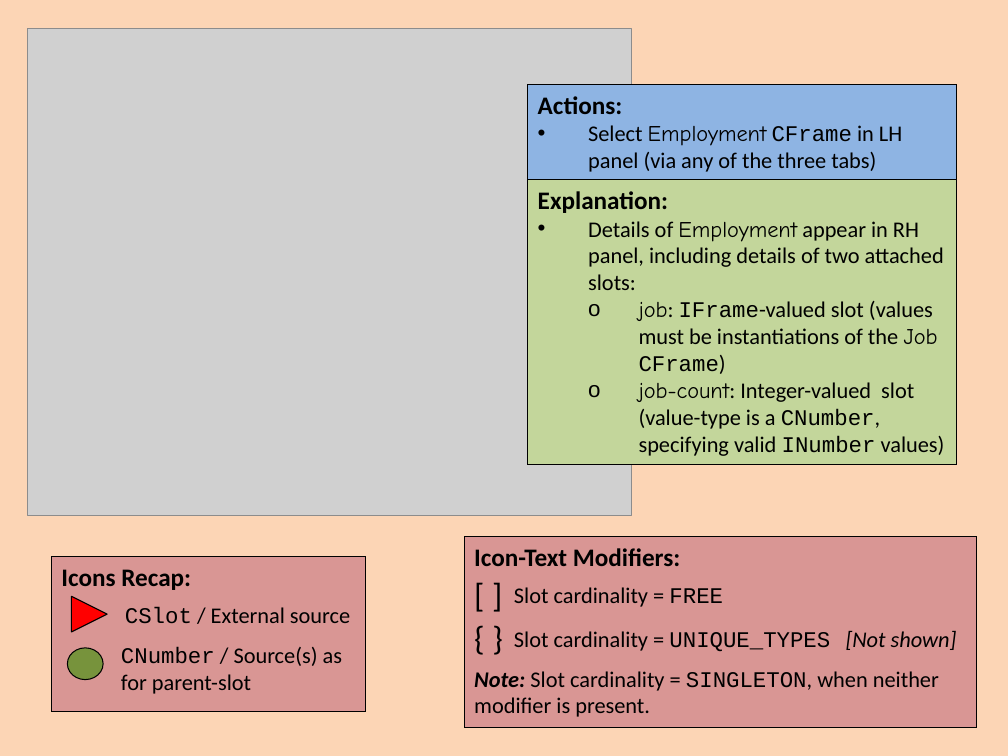
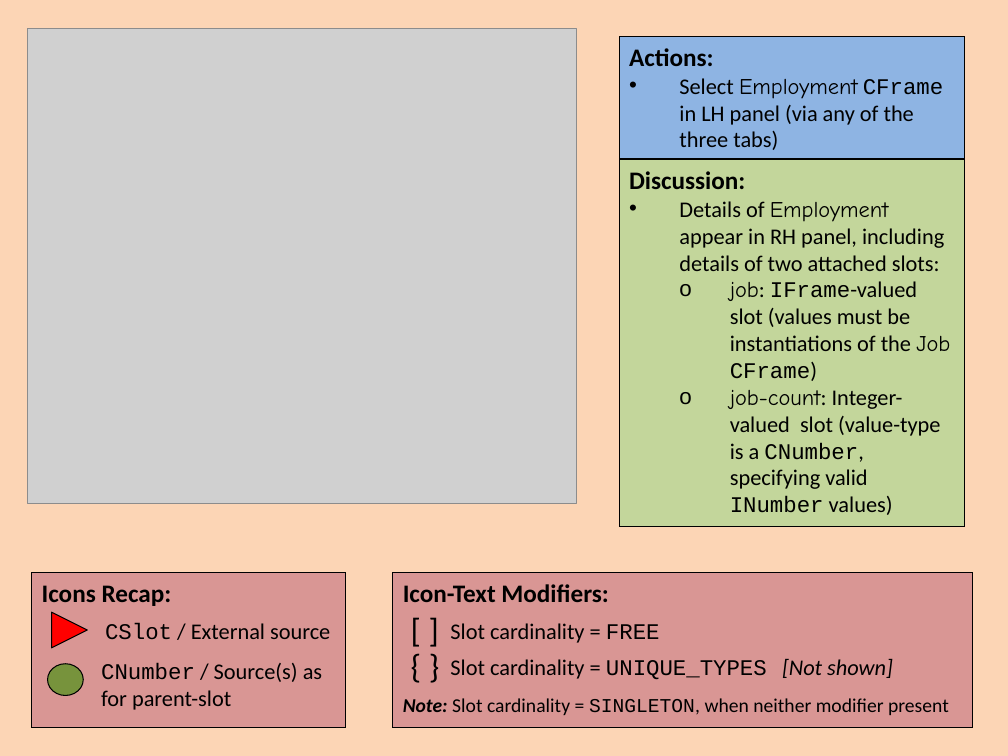
Before and after one commit to colin-puleston/mekon-hobo, a slide deck: slide 14 of docs/MEKON-HOBO Introductory Tutorial.pptx. Drawn at 1008x756 pixels with LibreOffice and Linux fonts; fonts in the diff are those of the drawing; grey boxes stand for pictures. Boxes give left, top, right and bottom in pixels: in the first picture for what was removed or moved away, otherwise in the second. Text is boxed around its words. In the diff, an @@ line names an element or a change of style, - is before the commit and + after.

```diff
--- a/docs/MEKON-HOBO Introductory Tutorial.pptx
+++ b/docs/MEKON-HOBO Introductory Tutorial.pptx
@@ picture: place and size @@
-picture at [28,29,632,516]
+picture at [28,29,577,504]
@@ rectangle "Actions:": place and size @@
-rectangle "Actions:" at [528,85,957,179]
+rectangle "Actions:" at [619,36,965,158]
@@ rectangle "Discussion:": place and size @@
-rectangle "Discussion:" at [528,179,957,465]
+rectangle "Discussion:" at [619,159,965,526]
@@ text in rectangle at [629,171,745,189]: text changed @@
-Explanation:
+Discussion:
@@ rectangle "Icon-Text Modifiers:": place and size @@
-rectangle "Icon-Text Modifiers:" at [465,536,977,727]
+rectangle "Icon-Text Modifiers:" at [393,573,973,728]
@@ text "[ ]": place and size @@
-text "[ ]" at [465,569,557,608]
+text "[ ]" at [401,604,494,643]
@@ text "Slot cardinality = FREE": place and size @@
-text "Slot cardinality = FREE" at [514,587,723,607]
+text "Slot cardinality = FREE" at [450,623,660,643]
@@ text "{ }": place and size @@
-text "{ }" at [465,612,553,651]
+text "{ }" at [401,640,490,679]
@@ text "Slot cardinality = UNIQUE_TYPES [Not ...": place and size @@
-text "Slot cardinality = UNIQUE_TYPES [Not ..." at [514,631,957,651]
+text "Slot cardinality = UNIQUE_TYPES [Not ..." at [450,659,893,680]
@@ 2 texts, 1 rectangle, 1 triangle, 1 ellipse: place and size @@
-2 texts, 1 rectangle, 1 triangle, 1 ellipse at [51,556,365,712]
+2 texts, 1 rectangle, 1 triangle, 1 ellipse at [31,573,345,728]
@@ text at [403,698,949,715]: text changed; size 16 to 14 pt @@
-Note: Slot cardinality = SINGLETON, when neither modifier is present.
+Note: Slot cardinality = SINGLETON, when neither modifier present
```
Also in this commit, not shown: 22 other slides changed, 14 slides added, 6 slides removed.
